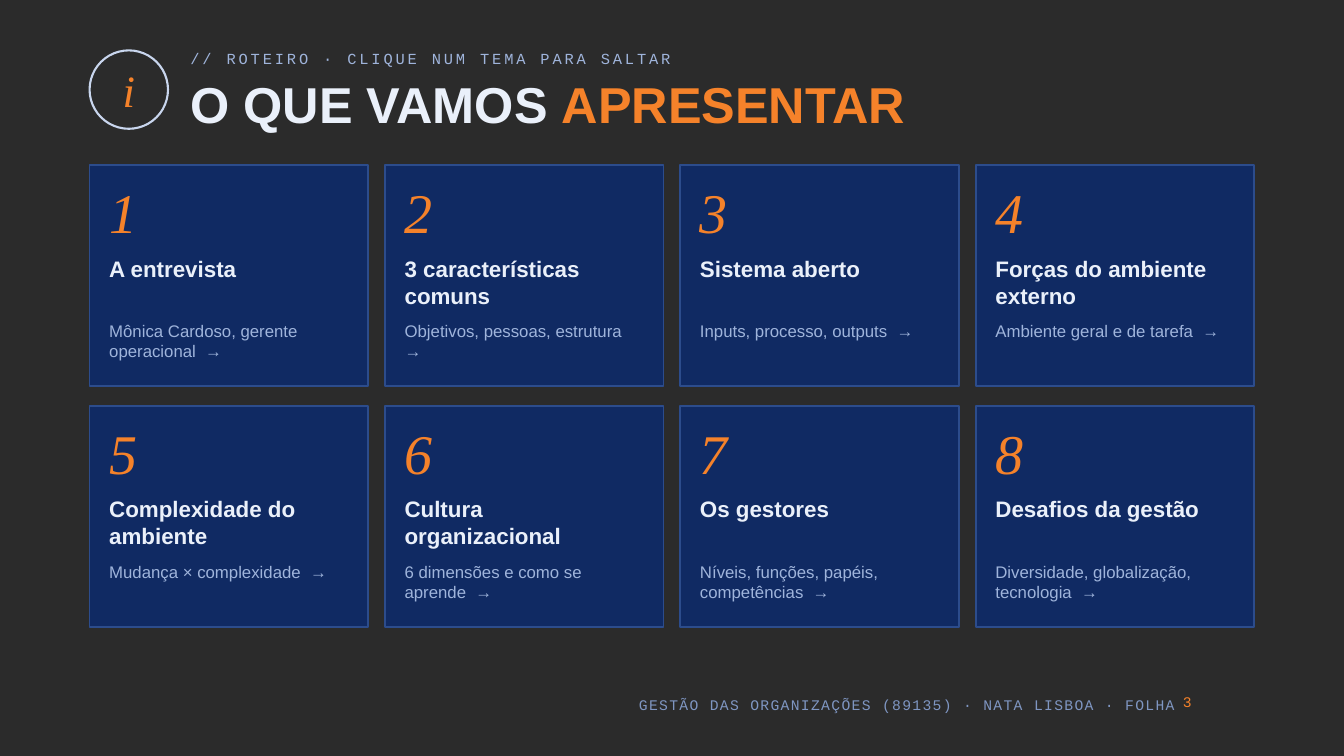
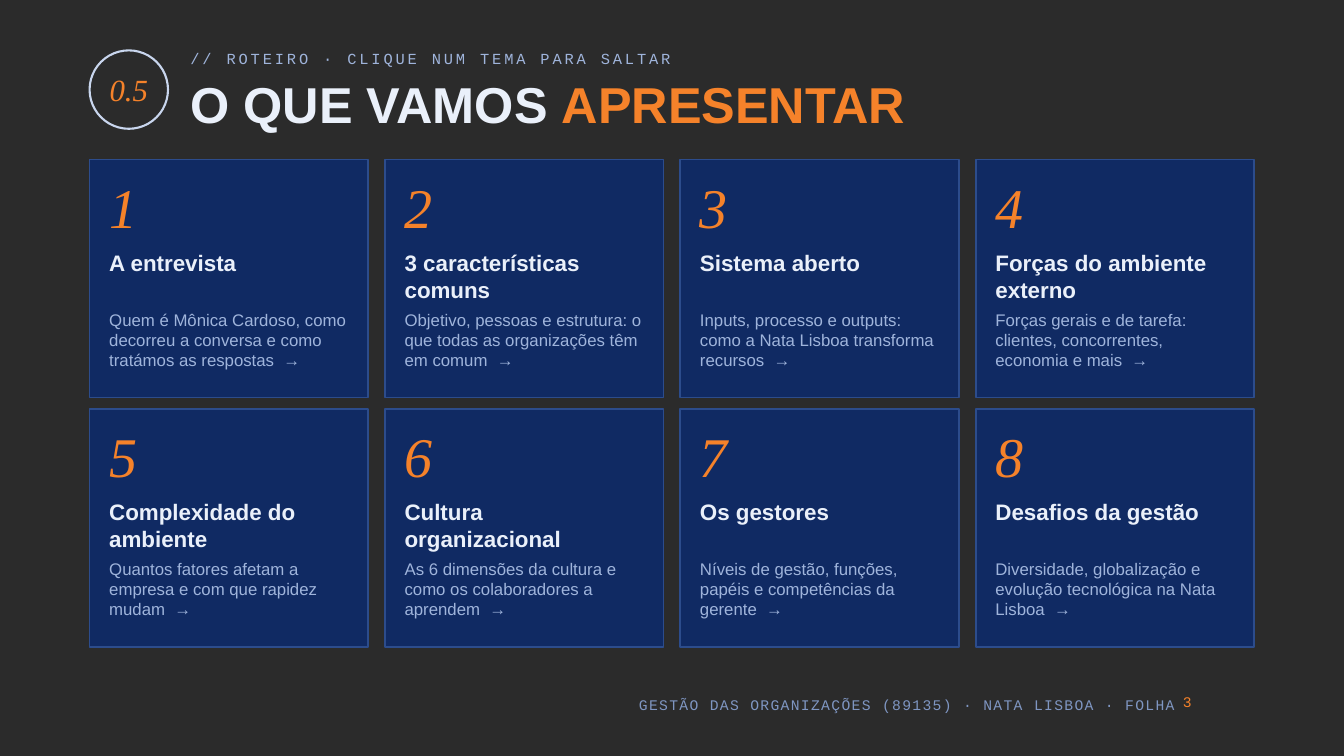
Before and after one commit to kd25gpgdw9-lang/Oceanum, a slide deck: slide 3 of apresentacao-go-89135/Nata_Lisboa_GO_89135.pptx. Drawn at 1344x756 pixels with LibreOffice and Linux fonts; fonts in the diff are those of the drawing; background and template pictures are left out; a plain dark background stands for a picture behind light text. Boxes give left, top, right and bottom in pixels: in the first picture for what was removed or moved away, otherwise in the second. Text is boxed around its words. In the diff, an @@ line names an element or a change of style, - is before the commit and + after.

```diff
--- a/apresentacao-go-89135/Nata_Lisboa_GO_89135.pptx
+++ b/apresentacao-go-89135/Nata_Lisboa_GO_89135.pptx
@@ text at bbox=[110, 80, 148, 102]: text changed; size 32 to 22 pt @@
-i
+0.5
@@ rectangle: place and size @@
-rectangle at bbox=[90, 165, 368, 386]
+rectangle at bbox=[90, 159, 368, 397]
@@ rectangle: place and size @@
-rectangle at bbox=[385, 165, 663, 386]
+rectangle at bbox=[385, 159, 663, 397]
@@ rectangle: place and size @@
-rectangle at bbox=[681, 165, 959, 386]
+rectangle at bbox=[681, 159, 959, 397]
@@ rectangle: place and size @@
-rectangle at bbox=[976, 165, 1254, 386]
+rectangle at bbox=[976, 159, 1254, 397]
@@ 8 texts: place and size @@
-8 texts at bbox=[109, 196, 1206, 305]
+8 texts at bbox=[109, 191, 1206, 299]
@@ text at bbox=[109, 313, 346, 370]: text changed @@
-Mônica Cardoso, gerente operacional →
+Quem é Mônica Cardoso, como decorreu a conversa e como tratámos as respostas →
@@ text at bbox=[405, 314, 641, 366]: text changed @@
-Objetivos, pessoas, estrutura →
+Objetivo, pessoas e estrutura: o que todas as organizações têm em comum →
@@ text at bbox=[700, 314, 934, 366]: text changed @@
-Inputs, processo, outputs →
+Inputs, processo e outputs: como a Nata Lisboa transforma recursos →
@@ text at bbox=[995, 314, 1187, 366]: text changed @@
-Ambiente geral e de tarefa →
+Forças gerais e de tarefa: clientes, concorrentes, economia e mais →
@@ rectangle: place and size @@
-rectangle at bbox=[90, 406, 368, 627]
+rectangle at bbox=[90, 409, 368, 647]
@@ rectangle: place and size @@
-rectangle at bbox=[385, 406, 663, 627]
+rectangle at bbox=[385, 409, 663, 647]
@@ rectangle: place and size @@
-rectangle at bbox=[681, 406, 959, 627]
+rectangle at bbox=[681, 409, 959, 647]
@@ rectangle: place and size @@
-rectangle at bbox=[976, 406, 1254, 627]
+rectangle at bbox=[976, 409, 1254, 647]
@@ text at bbox=[109, 563, 317, 615]: text changed @@
-Mudança × complexidade →
+Quantos fatores afetam a empresa e com que rapidez mudam →
@@ text at bbox=[405, 563, 616, 619]: text changed @@
-6 dimensões e como se aprende →
+As 6 dimensões da cultura e como os colaboradores a aprendem →
@@ text at bbox=[700, 562, 897, 619]: text changed @@
-Níveis, funções, papéis, competências →
+Níveis de gestão, funções, papéis e competências da gerente →
@@ text at bbox=[995, 563, 1215, 615]: text changed @@
-Diversidade, globalização, tecnologia →
+Diversidade, globalização e evolução tecnológica na Nata Lisboa →
```
Also in this commit, not shown: 12 other slides changed, 3 other files.
